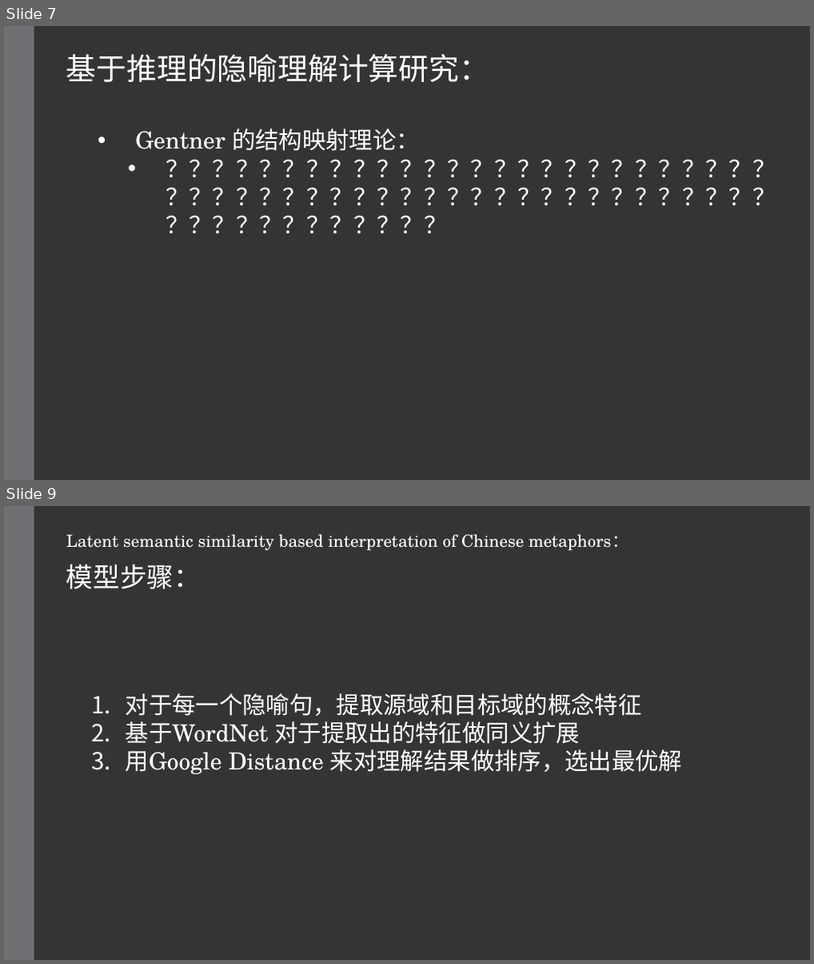
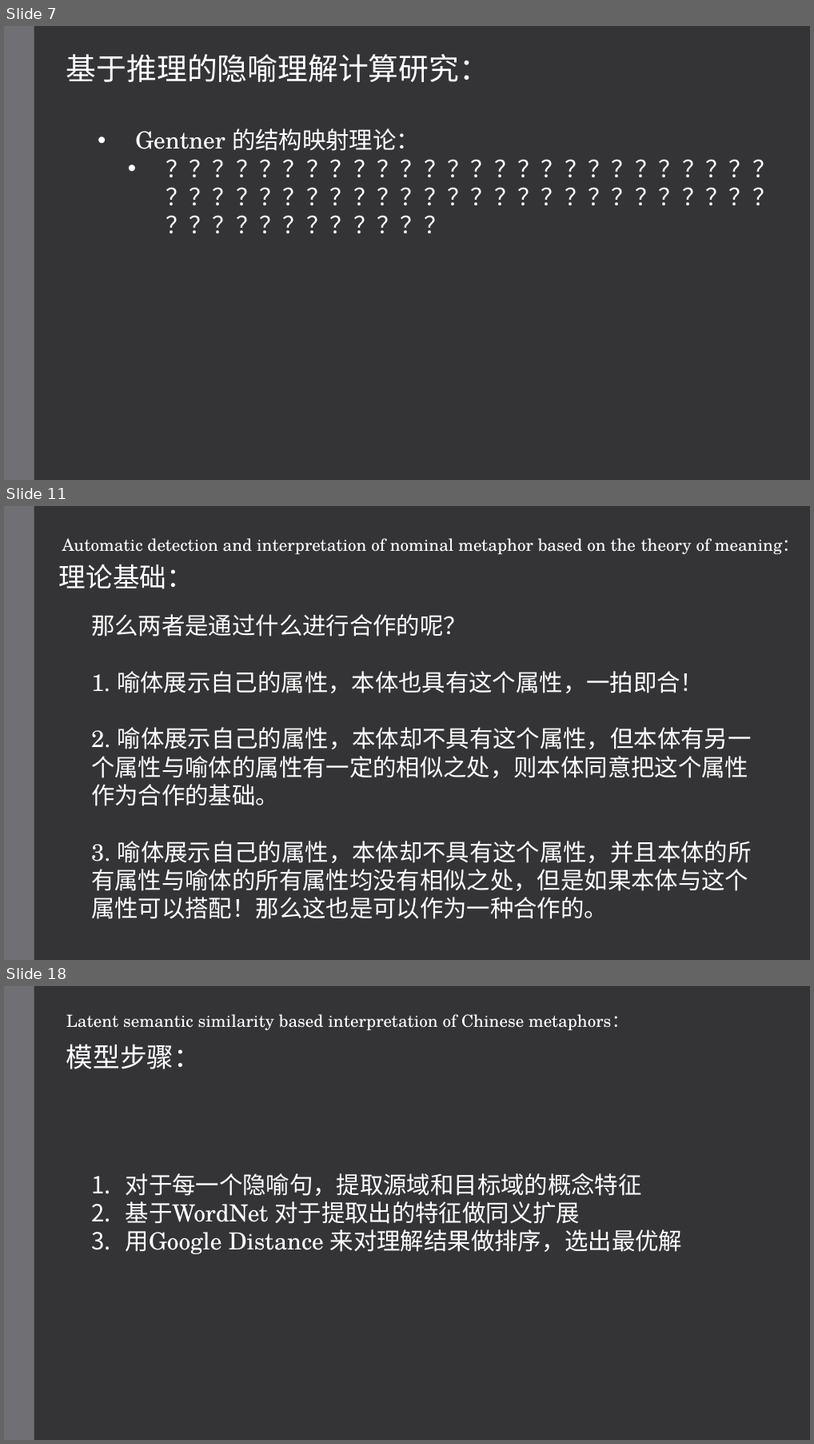
Before and after one commit to hixiaotian/metaphor_detection, a slide deck: 教学/20200809 metaphor interpretation.pptx. Shown one above the other, each under a label of ours: slides 7 and 9 before the commit, slides 7, 11 and 18 after it; the slides between them are not shown. The pictures are 814x964 and 814x1444 pixels, drawn with LibreOffice and Linux fonts; fonts in the diff are those of the drawing. Boxes give left, top, right and bottom in pixels: in the first picture for what was removed or moved away, otherwise in the second. Text is boxed around its words. In the diff, an @@ line names an element or a change of style, - is before the commit and + after.

```diff
--- a/教学/20200809 metaphor interpretation.pptx
+++ b/教学/20200809 metaphor interpretation.pptx
@@ slide 11 added at (4,506,810,960), background #353537; not listed: 1 template element that a slide beside it also shows @@
@@ text added at (62,538,800,555), 20 pt, text #FFFFFF @@
+Automatic detection and interpretation of nominal metaphor based on the theory of meaning：
@@ text added at (59,564,194,589), 32 pt, text #FFFFFF @@
+理论基础：
@@ text added at (91,614,752,919), 28 pt, text #FFFFFF @@
+那么两者是通过什么进行合作的呢？
+1. 喻体展示自己的属性，本体也具有这个属性，一拍即合！
+2. 喻体展示自己的属性，本体却不具有这个属性，但本体有另一个属性与喻体的属性有一定的相似之处，则本体同意把这个属性作为合作的基础。
+3. 喻体展示自己的属性，本体却不具有这个属性，并且本体的所有属性与喻体的所有属性均没有相似之处，但是如果本体与这个属性可以搭配！那么这也是可以作为一种合作的。
@@ what was slide 9 is now slide 18 @@
```
Also in this commit, not shown: 1 slide changed, 8 other slides added.
